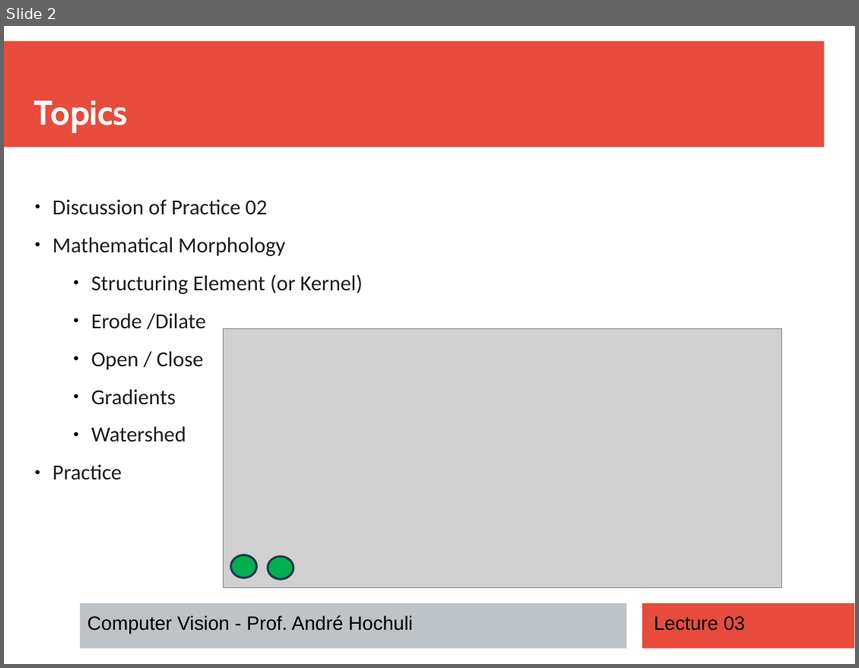
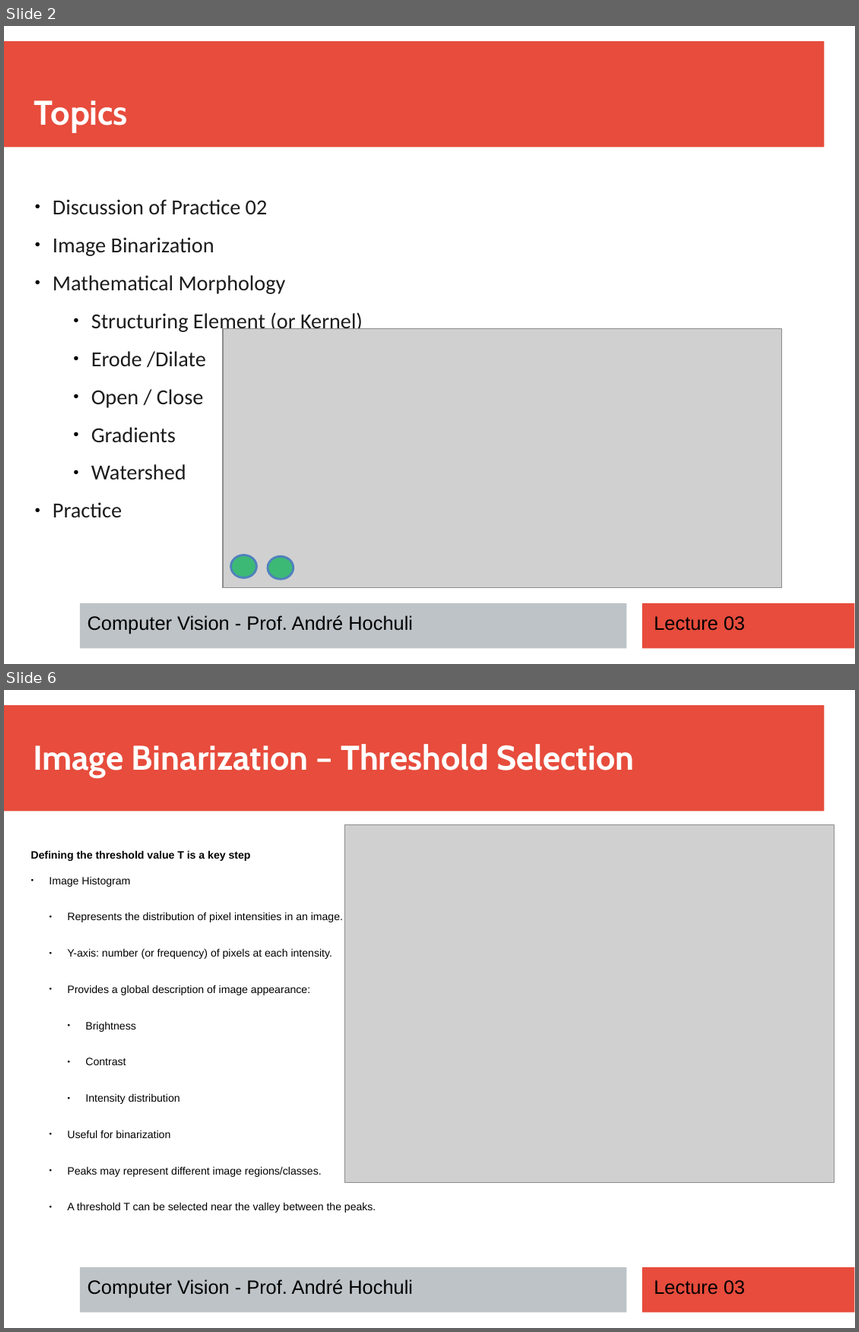
Before and after one commit to andrehochuli/teaching, a slide deck: ComputerVision/Lecture 03 - Morphology/Lecture 03 - Morphology.pptx. Shown one above the other, each under a label of ours: slide 2 before the commit, slides 2 and 6 after it; the slides between them are not shown. The pictures are 859x668 and 859x1332 pixels, drawn with LibreOffice and Linux fonts; fonts in the diff are those of the drawing; grey boxes stand for pictures. Boxes give left, top, right and bottom in pixels: in the first picture for what was removed or moved away, otherwise in the second. Text is boxed around its words. In the diff, an @@ line names an element or a change of style, - is before the commit and + after.

```diff
--- a/ComputerVision/Lecture 03 - Morphology/Lecture 03 - Morphology.pptx
+++ b/ComputerVision/Lecture 03 - Morphology/Lecture 03 - Morphology.pptx
@@ slide 6 added at <box>4,690,855,1328</box>, background #FFFFFF; not listed: 3 template elements that a slide beside it also shows @@
@@ text added at <box>33,744,634,778</box>, 32 pt, text #FFFFFF, bold @@
+Image Binarization – Threshold Selection
@@ picture added at <box>345,825,835,1182</box> @@
@@ text added at <box>31,850,376,1213</box>, 10 pt, text #000000 @@
+Defining the threshold value T is a key step
+● Image Histogram
+  ● Represents the distribution of pixel intensities in an image.
+  ● Y-axis: number (or frequency) of pixels at each intensity.
+  ● Provides a global description of image appearance:
+    ● Brightness
+    ● Contrast
+    ● Intensity distribution
+  ● Useful for binarization
+  ● Peaks may represent different image regions/classes.
+  ● A threshold T can be selected near the valley between the peaks.
@@ text added at <box>88,1280,413,1299</box>, 18 pt, text #000000 @@
+Computer Vision - Prof. André Hochuli
@@ text added at <box>654,1281,745,1295</box>, 18 pt, text #000000 @@
+Lecture 03
@@ slide 2 changed as well @@
@@ text at <box>53,237,215,256</box>: paragraph added @@
+● Image Binarization
@@ ellipse at <box>231,556,256,579</box>: fill #00B050 to #00B050 at 70% opacity; outline #233953 2 pt to #4F81BD 2.01 pt @@
@@ ellipse at <box>268,556,294,579</box>: fill #00B050 to #00B050 at 70% opacity; outline #233953 2 pt to #4F81BD 2.01 pt @@
```
Also in this commit, not shown: 4 other slides changed, 6 other slides added, 2 other files.
